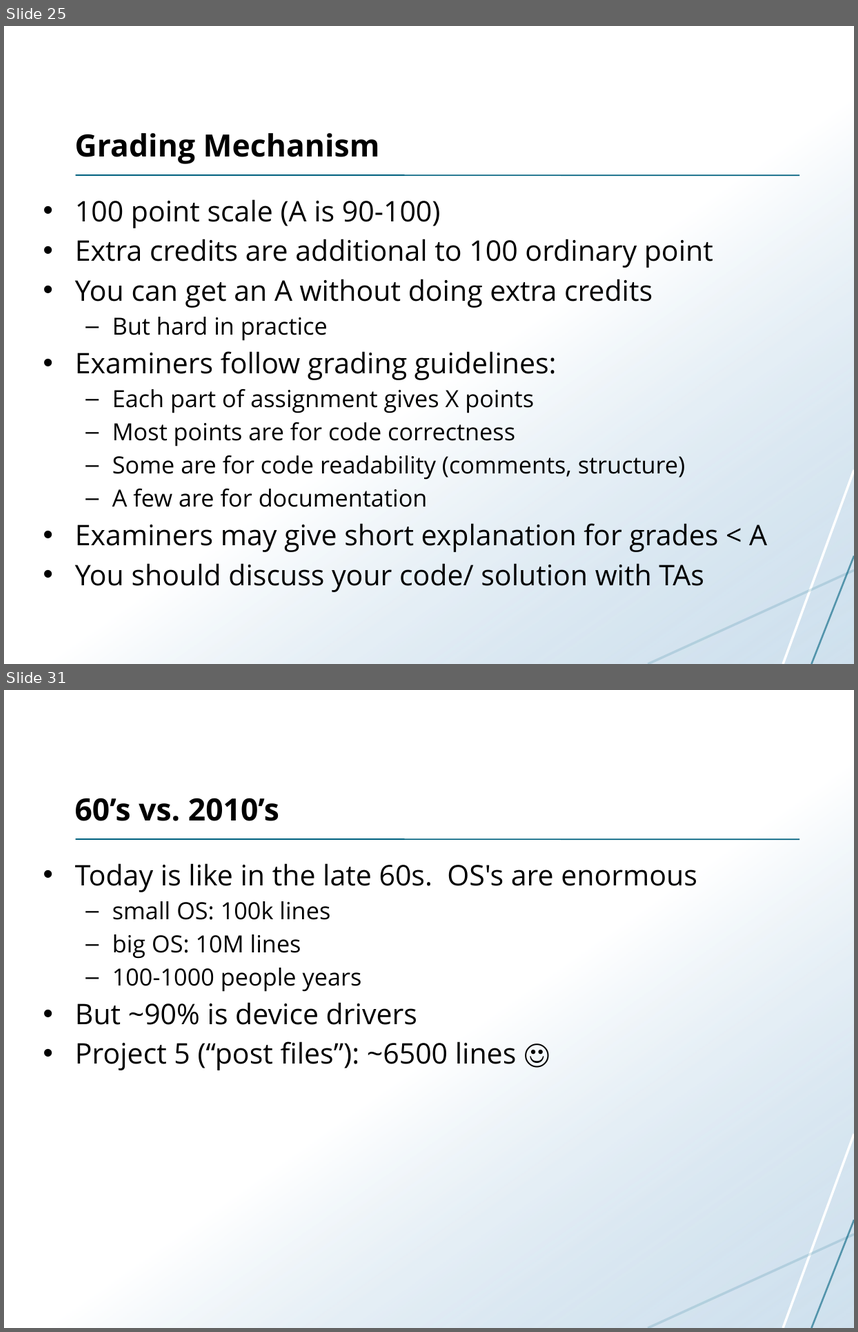
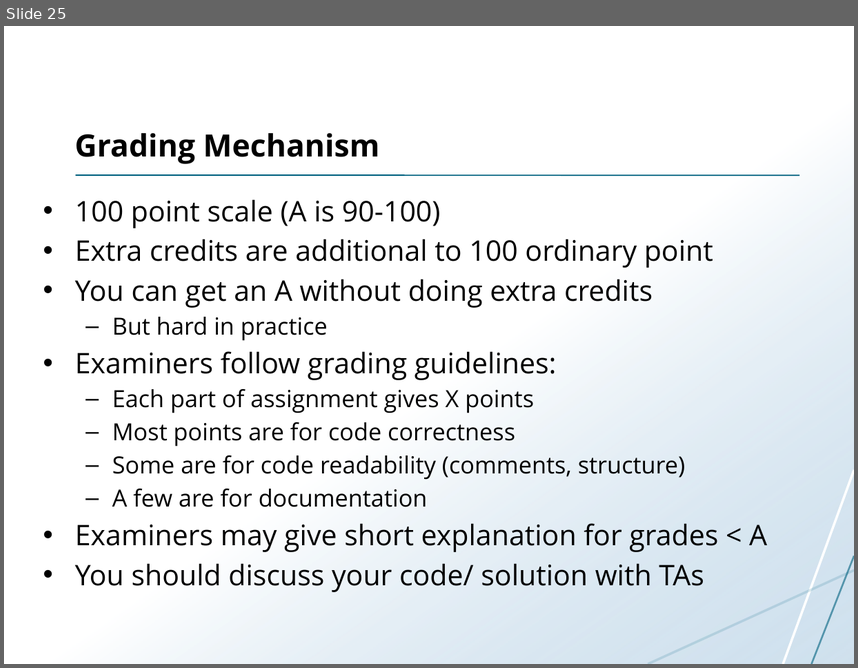
Before and after one commit to uit-inf-2201-s17/uit-inf-2201-s17.github.io, a slide deck: lectures/01-introduction.pptx. Shown one above the other, each under a label of ours: slides 25 and 31 before the commit, slide 25 after it; the slides between them are not shown. The pictures are 858x1332 and 858x668 pixels, drawn with LibreOffice and Linux fonts; fonts in the diff are those of the drawing. Boxes give left, top, right and bottom in pixels: in the first picture for what was removed or moved away, otherwise in the second. Text is boxed around its words. In the diff, an @@ line names an element or a change of style, - is before the commit and + after.

```diff
--- a/lectures/01-introduction.pptx
+++ b/lectures/01-introduction.pptx
@@ slide 31 removed at (4,690,854,1328), background #FFFFFF; not listed: 5 template elements that a slide beside it also shows @@
@@ title removed at (75,798,279,821) @@
-60’s vs. 2010’s
@@ text removed at (75,863,697,1070) @@
-• Today is like in the late 60s. OS's are enormous
-  – small OS: 100k lines
-  – big OS: 10M lines
-  – 100-1000 people years
-• But ~90% is device drivers
-• Project 5 (“post files”): ~6500 lines ☺
```
Also in this commit, not shown: 3 slides changed, 1 slide added, 7 other slides removed.
